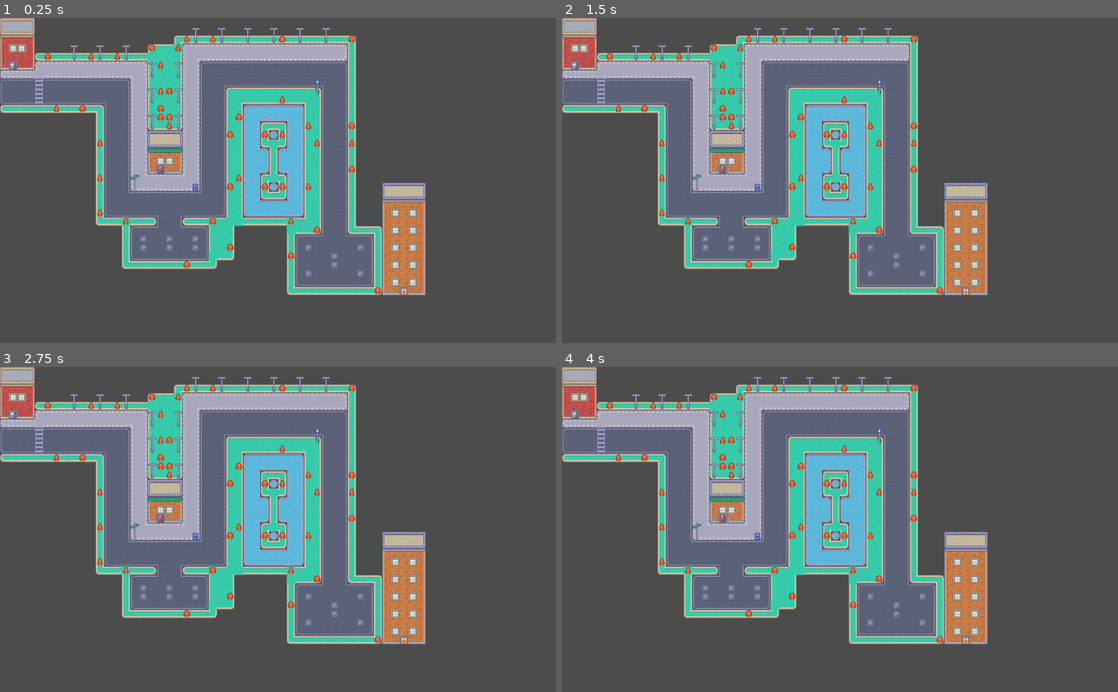
Above: before the commit, frames 1-4 (two rows, left to right).
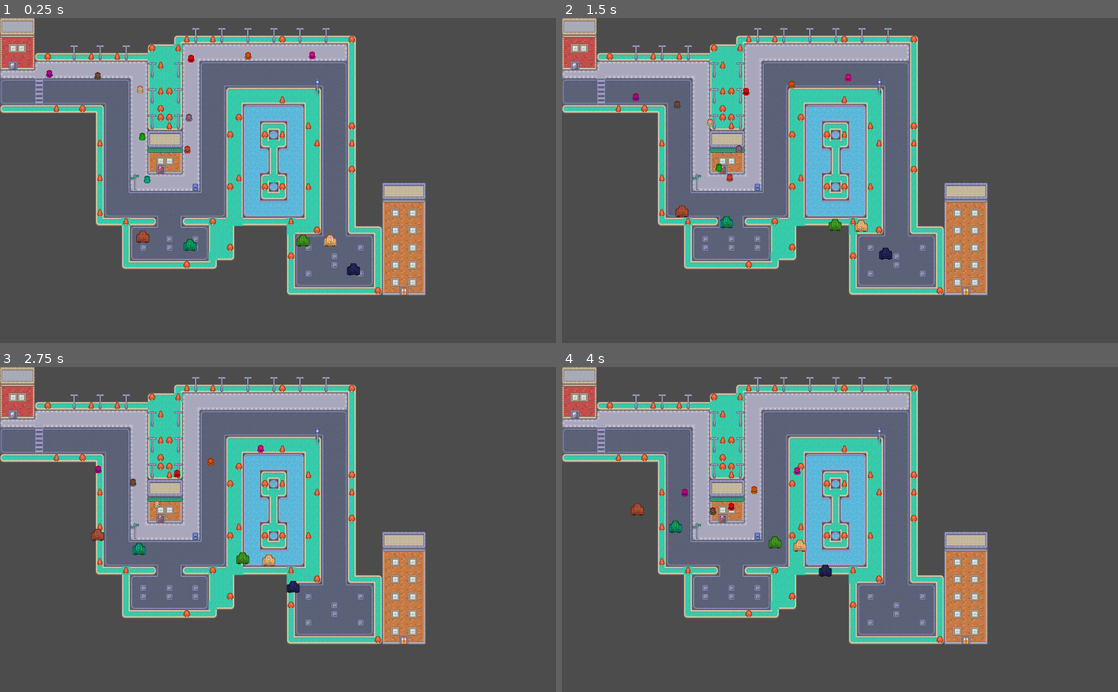
Above: after the commit, the same moments.

Repository: CSMA-Technology/godot-town
Game: Godot game, scene res://GodotTown.tscn
Same seed, same stepped clock (60 frames per second), same inputs: the game is played once before the commit and once after it.
Inputs:
- Up to frame 1 (0.25 s): no input
- Up to frame 2 (1.5 s): no input
- Up to frame 3 (2.75 s): no input
- Up to frame 4 (4 s): no input

The runs differ from the first frame. In frame 1, 0.6% of the frame differs, in the area x 8-65%, y 10-80%; in frame 2, 0.6%; in frame 3, 0.5%; in frame 4, 0.5%.

Commit message:
added cars and pedestrians

Diff:
--- /dev/null
+++ b/Car.tscn
@@ -0,0 +1,20 @@
+[gd_scene load_steps=4 format=2]
+
+[ext_resource path="res://Movable.gd" type="Script" id=1]
+[ext_resource path="res://assets/tilemap_packed.png" type="Texture" id=2]
+
+[sub_resource type="RectangleShape2D" id=50]
+
+[node name="Car" type="KinematicBody2D"]
+position = Vector2( 614, 443 )
+script = ExtResource( 1 )
+goal = "%CarGoal"
+
+[node name="Sprite" type="Sprite" parent="."]
+texture = ExtResource( 2 )
+region_enabled = true
+region_rect = Rect2( 240, 230, 32, 32 )
+
+[node name="CollisionShape2D" type="CollisionShape2D" parent="."]
+visible = false
+shape = SubResource( 50 )
--- a/GodotTown.tscn
+++ b/GodotTown.tscn
@@ -1,6 +1,8 @@
-[gd_scene load_steps=10 format=2]
+[gd_scene load_steps=12 format=2]
 
 [ext_resource path="res://assets/tilemap_packed.png" type="Texture" id=1]
+[ext_resource path="res://Car.tscn" type="PackedScene" id=2]
+[ext_resource path="res://Pedestrian.tscn" type="PackedScene" id=3]
 
 [sub_resource type="NavigationPolygon" id=17]
 vertices = PoolVector2Array( 0, 0, 16, 0, 16, 16, 0, 16 )
@@ -397,3 +399,72 @@
 cell_size = Vector2( 16, 16 )
 format = 1
 tile_data = PoolIntArray( 65558, 4, 0, 65561, 4, 0, 65564, 4, 0, 65567, 4, 0, 65570, 4, 0, 65573, 4, 0, 131093, 9, 0, 1 …(935 unchanged characters)…
+
+[node name="CarGoal" type="Node2D" parent="."]
+unique_name_in_owner = true
+position = Vector2( 25, 134 )
+
+[node name="PedestrianGoal" type="Node2D" parent="."]
+unique_name_in_owner = true
+position = Vector2( 302, 304 )
+
+[node name="Cars" type="Node" parent="."]
+
+[node name="Car" parent="Cars" instance=ExtResource( 2 )]
+position = Vector2( 619, 417 )
+
+[node name="Car2" parent="Cars" instance=ExtResource( 2 )]
+modulate = Color( 0.0666667, 0.835294, 0.87451, 1 )
+position = Vector2( 359, 428 )
+
+[node name="Car3" parent="Cars" instance=ExtResource( 2 )]
+modulate = Color( 0.14902, 0.2, 0.729412, 1 )
+position = Vector2( 662, 471 )
+
+[node name="Car4" parent="Cars" instance=ExtResource( 2 )]
+modulate = Color( 0.270588, 0.835294, 0.266667, 1 )
+position = Vector2( 569, 418 )
+
+[node name="Car5" parent="Cars" instance=ExtResource( 2 )]
+modulate = Color( 0.737255, 0.45098, 0.45098, 1 )
+position = Vector2( 271, 414 )
+
+[node name="People" type="Node" parent="."]
+
+[node name="Pedestrian" parent="People" instance=ExtResource( 3 )]
+
+[node name="Pedestrian2" parent="People" instance=ExtResource( 3 )]
+modulate = Color( 1, 0, 0, 1 )
+position = Vector2( 355, 62 )
+
+[node name="Pedestrian3" parent="People" instance=ExtResource( 3 )]
+modulate = Color( 0.827451, 0, 1, 1 )
+position = Vector2( 82, 93 )
+
+[node name="Pedestrian4" parent="People" instance=ExtResource( 3 )]
+modulate = Color( 0.654902, 0.615686, 0.941176, 1 )
+position = Vector2( 352, 171 )
+
+[node name="Pedestrian5" parent="People" instance=ExtResource( 3 )]
+modulate = Color( 0.0745098, 0.996078, 0.0470588, 1 )
+position = Vector2( 257, 207 )
+
+[node name="Pedestrian6" parent="People" instance=ExtResource( 3 )]
+modulate = Color( 0.992157, 0.054902, 1, 1 )
+position = Vector2( 584, 60 )
+
+[node name="Pedestrian7" parent="People" instance=ExtResource( 3 )]
+modulate = Color( 1, 0.470588, 0, 1 )
+position = Vector2( 464, 59 )
+
+[node name="Pedestrian8" parent="People" instance=ExtResource( 3 )]
+modulate = Color( 0.533333, 0.439216, 0.439216, 1 )
+position = Vector2( 173, 95 )
+
+[node name="Pedestrian9" parent="People" instance=ExtResource( 3 )]
+modulate = Color( 0, 0.976471, 1, 1 )
+position = Vector2( 259, 294 )
+
+[node name="Pedestrian10" parent="People" instance=ExtResource( 3 )]
+modulate = Color( 0.956863, 0.368627, 0.368627, 1 )
+position = Vector2( 352, 232 )
--- /dev/null
+++ b/Movable.gd
@@ -0,0 +1,22 @@
+extends KinematicBody2D
+
+export (String) var goal # Our scene unique name
+onready var goal_pos = get_node(goal).global_position
+export var speed = 50 # The speed we should move at (pixels per second)
+export var arrival_tolerance = 10 # How close to a point do we get before we are there
+
+func _physics_process(delta):
+	# When we reach our goal (within tolerance), queue_free
+	if global_position.distance_to(goal_pos) <= arrival_tolerance:
+		queue_free()
+	# If we are not at our goal, keep moving!
+	else:
+		move_towards_goal(delta * speed)
+
+func move_towards_goal(speed):
+	# Get a unit-length vector pointing in the direction we want to go
+	var direction = (goal_pos - global_position).normalized()
+	# Apply our speed to the direction vector to get our movement vector
+	var movement = direction * speed
+	# Move our KinematicBody2D node
+	move_and_collide(movement)
--- /dev/null
+++ b/Pedestrian.tscn
@@ -0,0 +1,21 @@
+[gd_scene load_steps=4 format=2]
+
+[ext_resource path="res://Movable.gd" type="Script" id=1]
+[ext_resource path="res://assets/tilemap_packed.png" type="Texture" id=2]
+
+[sub_resource type="RectangleShape2D" id=50]
+extents = Vector2( 5, 8 )
+
+[node name="Pedestrian" type="KinematicBody2D"]
+position = Vector2( 255, 119 )
+script = ExtResource( 1 )
+goal = "%PedestrianGoal"
+
+[node name="Sprite" type="Sprite" parent="."]
+texture = ExtResource( 2 )
+region_enabled = true
+region_rect = Rect2( 384, 0, 16, 16 )
+
+[node name="CollisionShape2D" type="CollisionShape2D" parent="."]
+visible = false
+shape = SubResource( 50 )
Not shown, changed: .mono/metadata/ide_messaging_meta.txt
